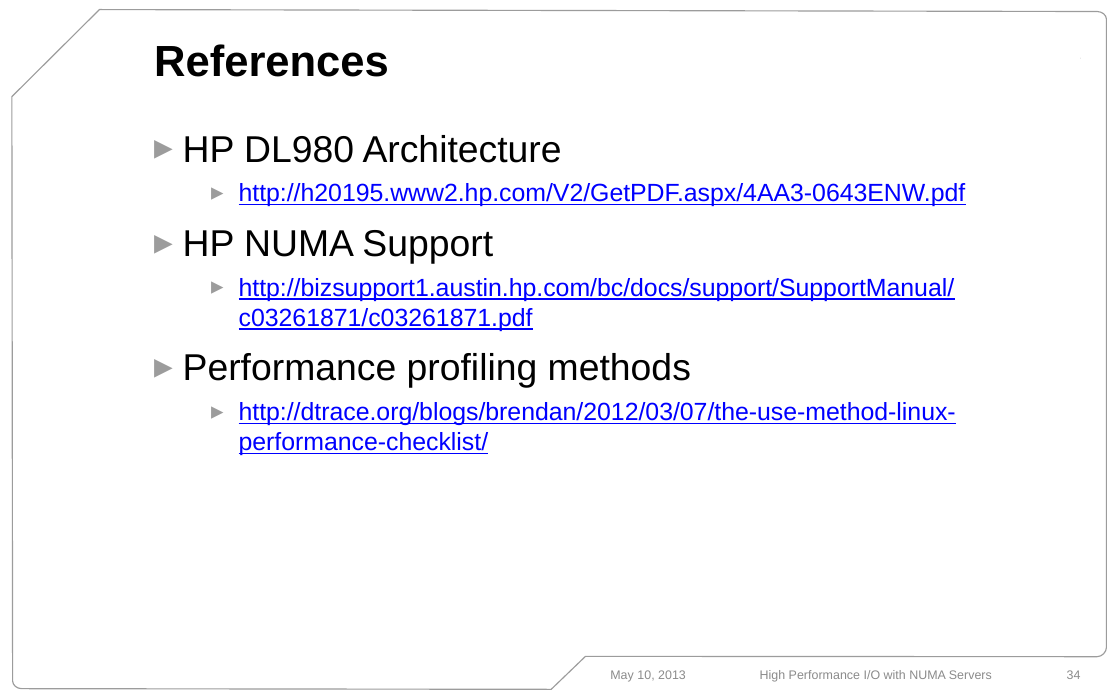
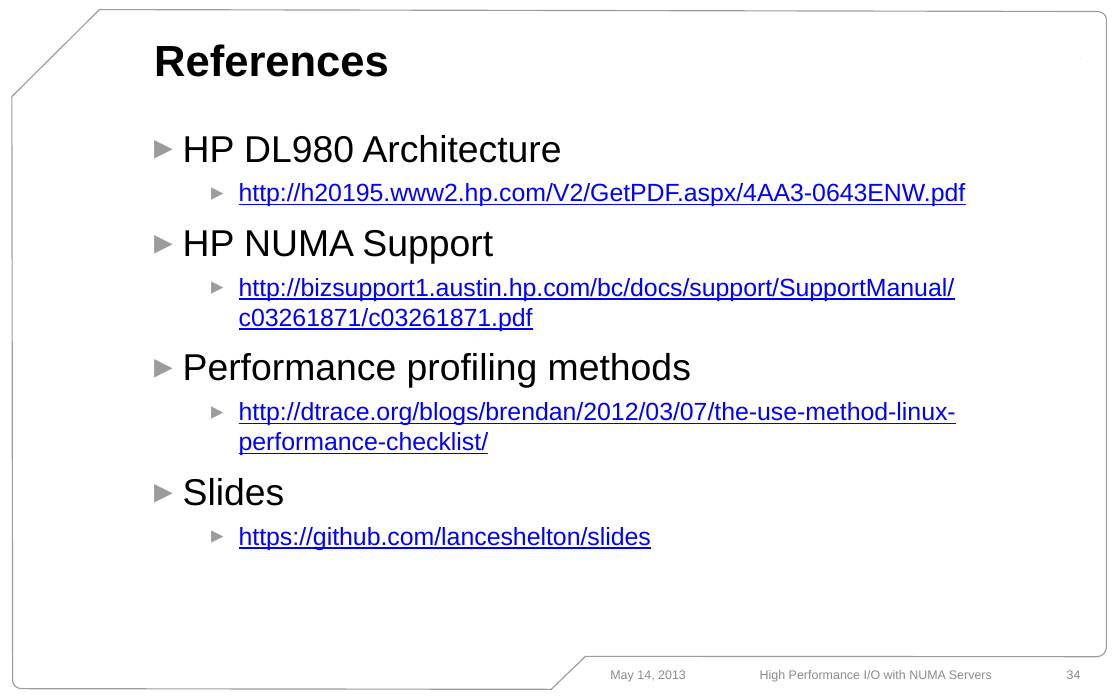
Before and after one commit to lanceshelton/slides, a slide deck: slide 34 of 2013-EndUserSummit/High Performance IO with NUMA Systems - End User Summit.pptx. Drawn at 1120x700 pixels with LibreOffice and Linux fonts; fonts in the diff are those of the drawing; background and template pictures are left out. Boxes give left, top, right and bottom in pixels: in the first picture for what was removed or moved away, otherwise in the second. Text is boxed around its words. In the diff, an @@ line names an element or a change of style, - is before the commit and + after.

```diff
--- a/2013-EndUserSummit/High Performance IO with NUMA Systems - End User Summit.pptx
+++ b/2013-EndUserSummit/High Performance IO with NUMA Systems - End User Summit.pptx
@@ text at bbox=[183, 478, 651, 550]: paragraphs added @@
+▸ Slides
+    ▸ https://github.com/lanceshelton/slides
@@ text at bbox=[610, 670, 686, 682]: text changed @@
-May 10, 2013
+May 14, 2013
```
Also in this commit, not shown: 32 other slides changed, 1 other file.
